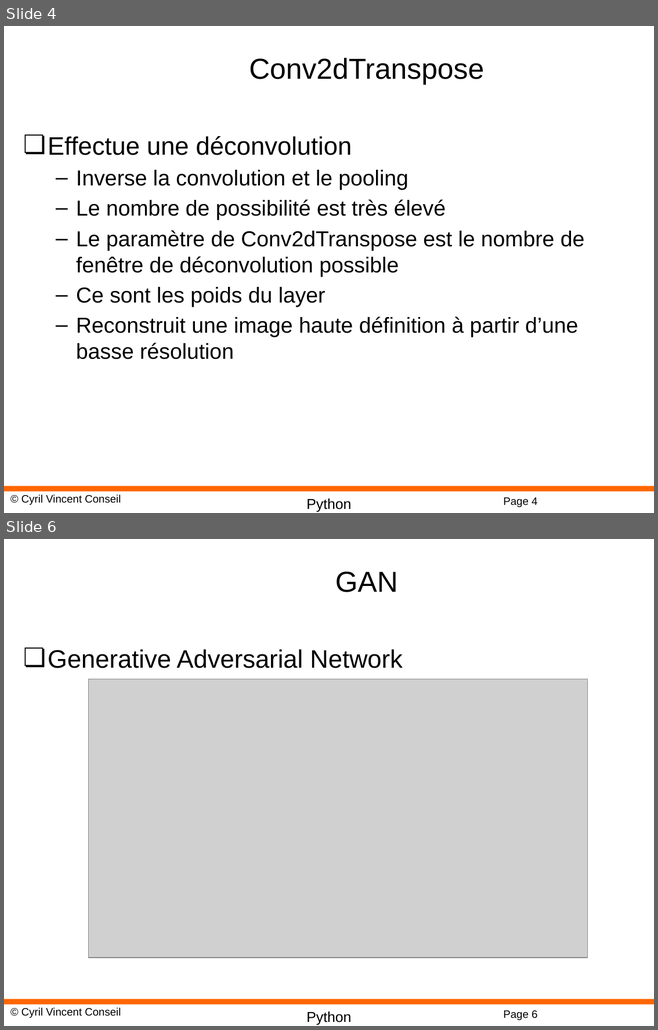
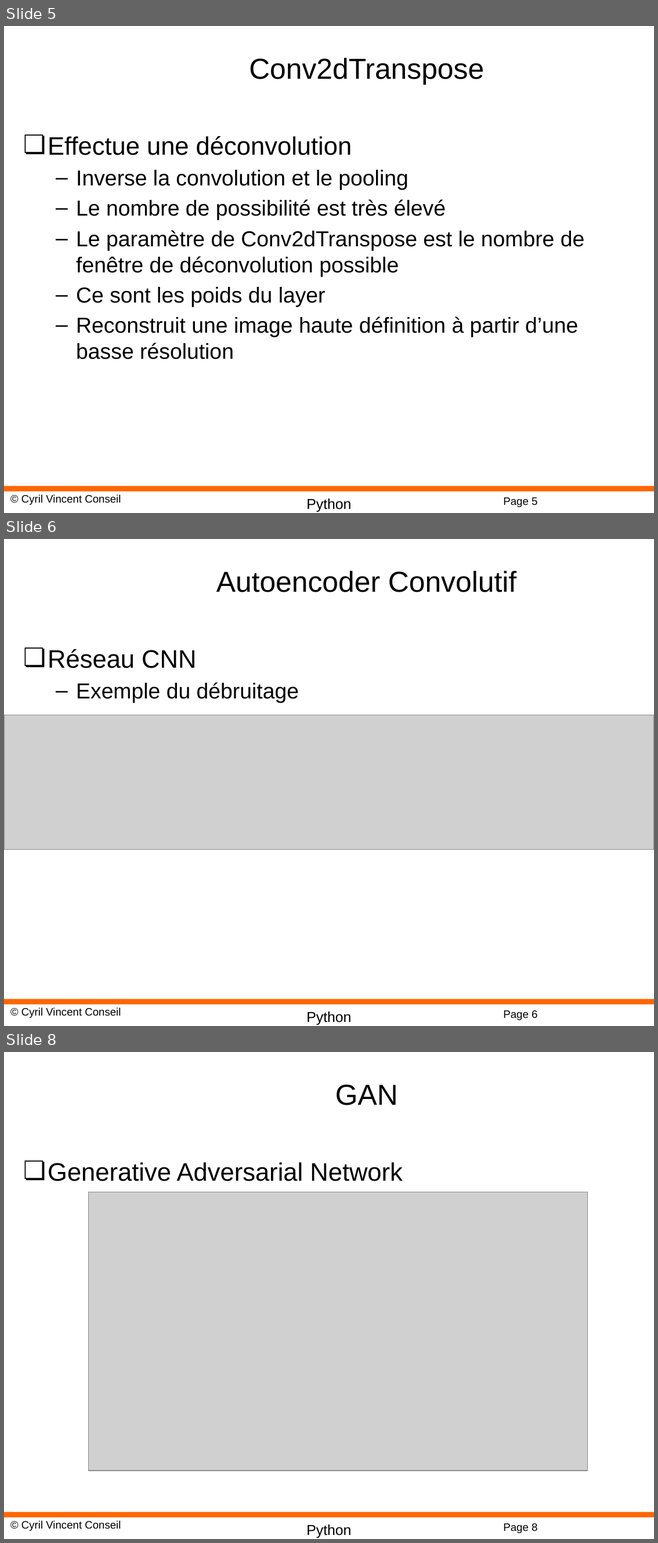
Before and after one commit to cyrilvincent/DL, a slide deck: PPT/DeepLearning19-Autoencoders.pptx. Shown one above the other, each under a label of ours: slides 4 and 6 before the commit, slides 5, 6 and 8 after it; the slides between them are not shown. The pictures are 658x1030 and 658x1543 pixels, drawn with LibreOffice and Linux fonts; fonts in the diff are those of the drawing; grey boxes stand for pictures; background and template pictures are left out. Boxes give left, top, right and bottom in pixels: in the first picture for what was removed or moved away, otherwise in the second. Text is boxed around its words. In the diff, an @@ line names an element or a change of style, - is before the commit and + after.

```diff
--- a/PPT/DeepLearning19-Autoencoders.pptx
+++ b/PPT/DeepLearning19-Autoencoders.pptx
@@ slide 6 added at (x1=4, y1=539, x2=654, y2=1026), background #FFFFFF; not listed: 4 template elements that a slide beside it also shows @@
@@ title added at (x1=216, y1=571, x2=516, y2=592), 32 pt, text #000000 @@
+Autoencoder Convolutif
@@ text added at (x1=48, y1=649, x2=299, y2=703), 24 pt, text #000000 @@
+❏ Réseau CNN
+  – Exemple du débruitage
@@ picture added at (x1=4, y1=715, x2=654, y2=849) @@
@@ what was slide 4 is now slide 5 @@
@@ page number at (x1=503, y1=498, x2=537, y2=507): text changed @@
-Page 4
+Page 5
@@ what was slide 6 is now slide 8 @@
```
Also in this commit, not shown: 1 other slide added, 6 other files.
